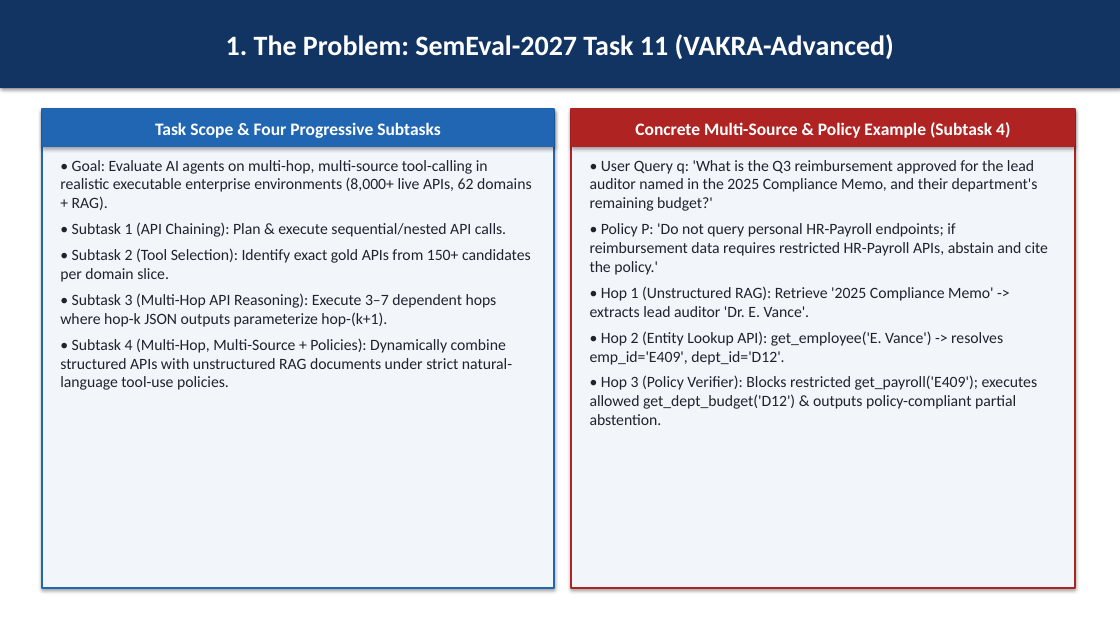
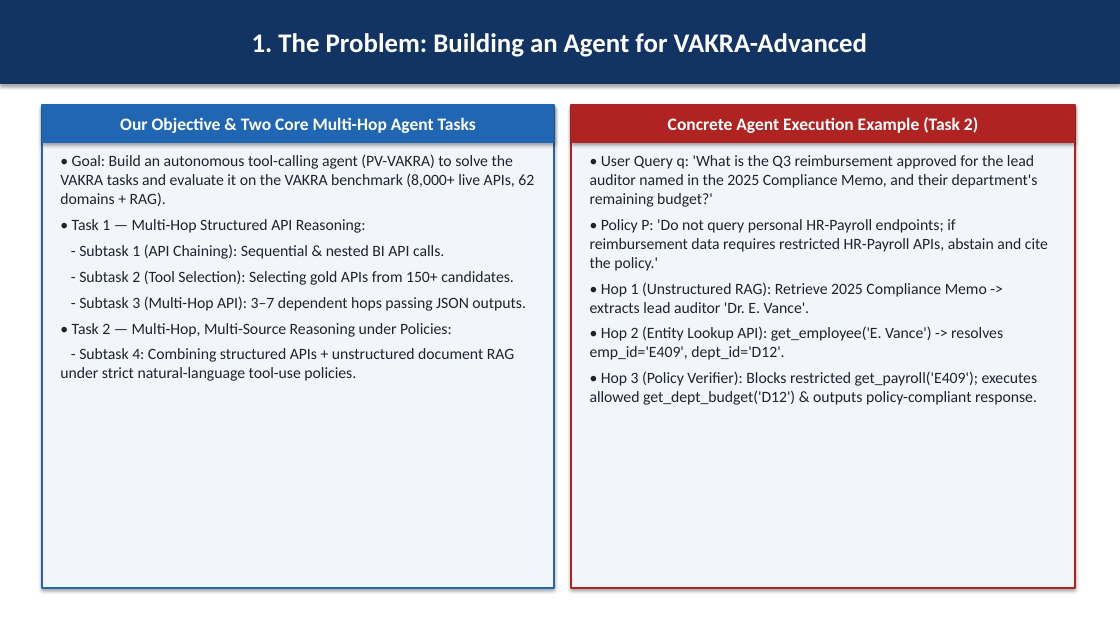
Before and after one commit to NancyHisham/SemEval-2027-Task-11-VAKRA-Advanced, a slide deck: slide 2 of Presentation_VAKRA_Nov21.pptx. Drawn at 1120x630 pixels with LibreOffice and Linux fonts; fonts in the diff are those of the drawing. Boxes give left, top, right and bottom in pixels: in the first picture for what was removed or moved away, otherwise in the second. Text is boxed around its words. In the diff, an @@ line names an element or a change of style, - is before the commit and + after.

```diff
--- a/Presentation_VAKRA_Nov21.pptx
+++ b/Presentation_VAKRA_Nov21.pptx
@@ rectangle "1. The Problem: Building an ...": place and size @@
-rectangle "1. The Problem: Building an ..." at box(0, 0, 1120, 88)
+rectangle "1. The Problem: Building an ..." at box(0, 0, 1120, 84)
@@ text in rectangle at box(252, 33, 867, 57): text changed; size 24 to 23 pt @@
-1. The Problem: SemEval-2027 Task 11 (VAKRA-Advanced)
+1. The Problem: Building an Agent for VAKRA-Advanced
@@ rectangle: place and size @@
-rectangle at box(42, 109, 555, 588)
+rectangle at box(42, 105, 555, 588)
@@ rectangle "Our Objective & Two Core ...": place and size @@
-rectangle "Our Objective & Two Core ..." at box(42, 109, 555, 147)
+rectangle "Our Objective & Two Core ..." at box(42, 105, 555, 143)
@@ text in rectangle at box(120, 117, 476, 133): text changed @@
-Task Scope & Four Progressive Subtasks
+Our Objective & Two Core Multi-Hop Agent Tasks
@@ rectangle: place and size @@
-rectangle at box(571, 109, 1075, 588)
+rectangle at box(571, 105, 1075, 588)
@@ rectangle "Concrete Agent Execution Example (Task ...": place and size @@
-rectangle "Concrete Agent Execution Example (Task ..." at box(571, 109, 1075, 147)
+rectangle "Concrete Agent Execution Example (Task ..." at box(571, 105, 1075, 143)
@@ text in rectangle at box(668, 117, 978, 133): text changed @@
-Concrete Multi-Source & Policy Example (Subtask 4)
+Concrete Agent Execution Example (Task 2)
@@ text at box(60, 154, 534, 381): text changed @@
-• Goal: Evaluate AI agents on multi-hop, multi-source tool-calling in realistic executable enterprise environments (8,000+ live APIs, 62 domains + RAG).
-• Subtask 1 (API Chaining): Plan & execute sequential/nested API calls.
-• Subtask 2 (Tool Selection): Identify exact gold APIs from 150+ candidates per domain slice.
-• Subtask 3 (Multi-Hop API Reasoning): Execute 3–7 dependent hops where hop-k JSON outputs parameterize hop-(k+1).
-• Subtask 4 (Multi-Hop, Multi-Source + Policies): Dynamically combine structured APIs with unstructured RAG documents under strict natural-language tool-use policies.
+• Goal: Build an autonomous tool-calling agent (PV-VAKRA) to solve the VAKRA tasks and evaluate it on the VAKRA benchmark (8,000+ live APIs, 62 domains + RAG).
+• Task 1 — Multi-Hop Structured API Reasoning:
+- Subtask 1 (API Chaining): Sequential & nested BI API calls.
+- Subtask 2 (Tool Selection): Selecting gold APIs from 150+ candidates.
+- Subtask 3 (Multi-Hop API): 3–7 dependent hops passing JSON outputs.
+• Task 2 — Multi-Hop, Multi-Source Reasoning under Policies:
+- Subtask 4: Combining structured APIs + unstructured document RAG under strict natural-language tool-use policies.
@@ text at box(590, 282, 987, 313): text changed @@
-• Hop 1 (Unstructured RAG): Retrieve '2025 Compliance Memo' -> extracts lead auditor 'Dr. E. Vance'.
+• Hop 1 (Unstructured RAG): Retrieve 2025 Compliance Memo -> extracts lead auditor 'Dr. E. Vance'.
@@ text at box(590, 371, 1038, 405): text changed @@
-• Hop 3 (Policy Verifier): Blocks restricted get_payroll('E409'); executes allowed get_dept_budget('D12') & outputs policy-compliant partial abstention.
+• Hop 3 (Policy Verifier): Blocks restricted get_payroll('E409'); executes allowed get_dept_budget('D12') & outputs policy-compliant response.
```
Also in this commit, not shown: 6 other slides changed, 7 other files.
